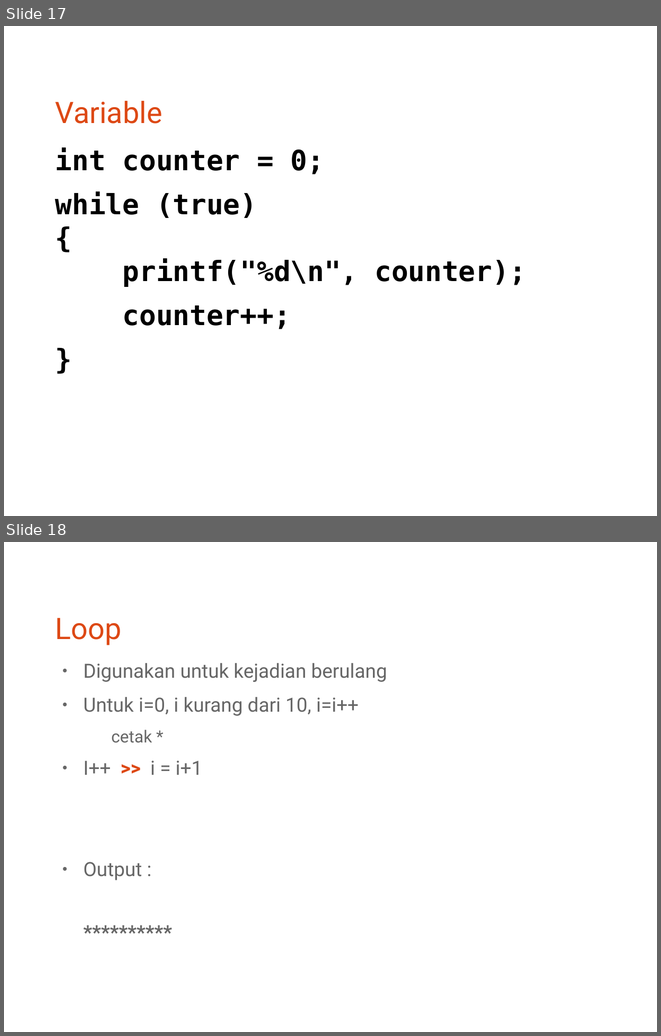
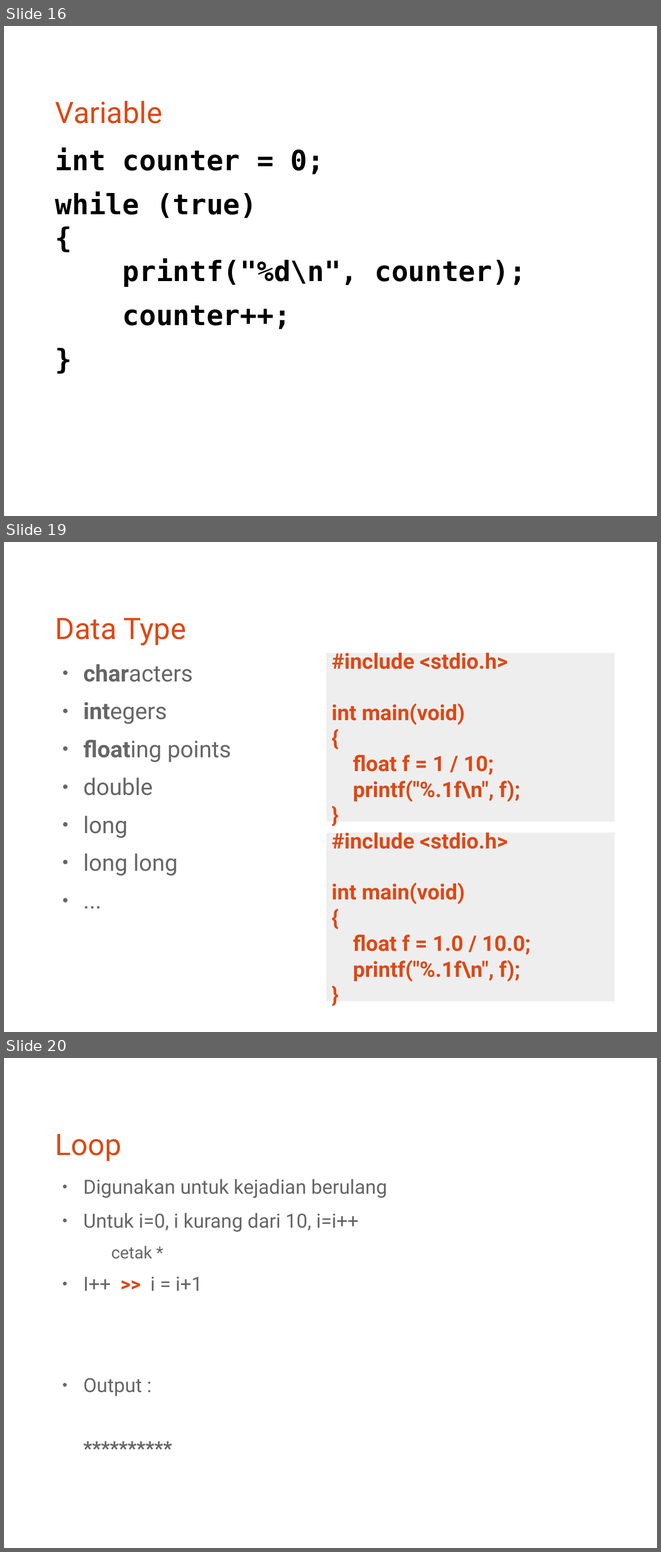
Before and after one commit to bagustris/prokom-tf, a slide deck: prokom1.odp. Shown one above the other, each under a label of ours: slides 17 and 18 before the commit, slides 16, 19 and 20 after it; the slides between them are not shown. The pictures are 661x1036 and 661x1552 pixels, drawn with LibreOffice and Linux fonts; fonts in the diff are those of the drawing. Boxes give left, top, right and bottom in pixels: in the first picture for what was removed or moved away, otherwise in the second. Text is boxed around its words. In the diff, an @@ line names an element or a change of style, - is before the commit and + after.

```diff
--- a/prokom1.odp
+++ b/prokom1.odp
@@ slide 19 added at (4, 542, 657, 1032), background #FFFFFF @@
@@ title added at (55, 618, 186, 645), 36 pt, text #DD4814 @@
+Data Type
@@ rectangle added at (326, 653, 615, 822), fill #EEEEEE, outline #FFFFFF 0 pt, 26 pt, text #DD4814, bold @@
+#include <stdio.h>
+int main(void)
+{
+float f = 1 / 10;
+printf("%.1f\n", f);
+}
@@ text added at (84, 664, 231, 875), 28 pt, text #666666 @@
+● characters
+● integers
+● floating points
+● double
+● long
+● long long
+● ...
@@ rectangle added at (326, 832, 615, 1002), fill #EEEEEE, outline #FFFFFF 0 pt, 26 pt, text #DD4814, bold @@
+#include <stdio.h>
+int main(void)
+{
+float f = 1.0 / 10.0;
+printf("%.1f\n", f);
+}
@@ what was slide 17 is now slide 16 @@
@@ what was slide 18 is now slide 20 @@
```
Also in this commit, not shown: 2 slides changed, 2 other slides added, 1 slide removed, 41 other files.
